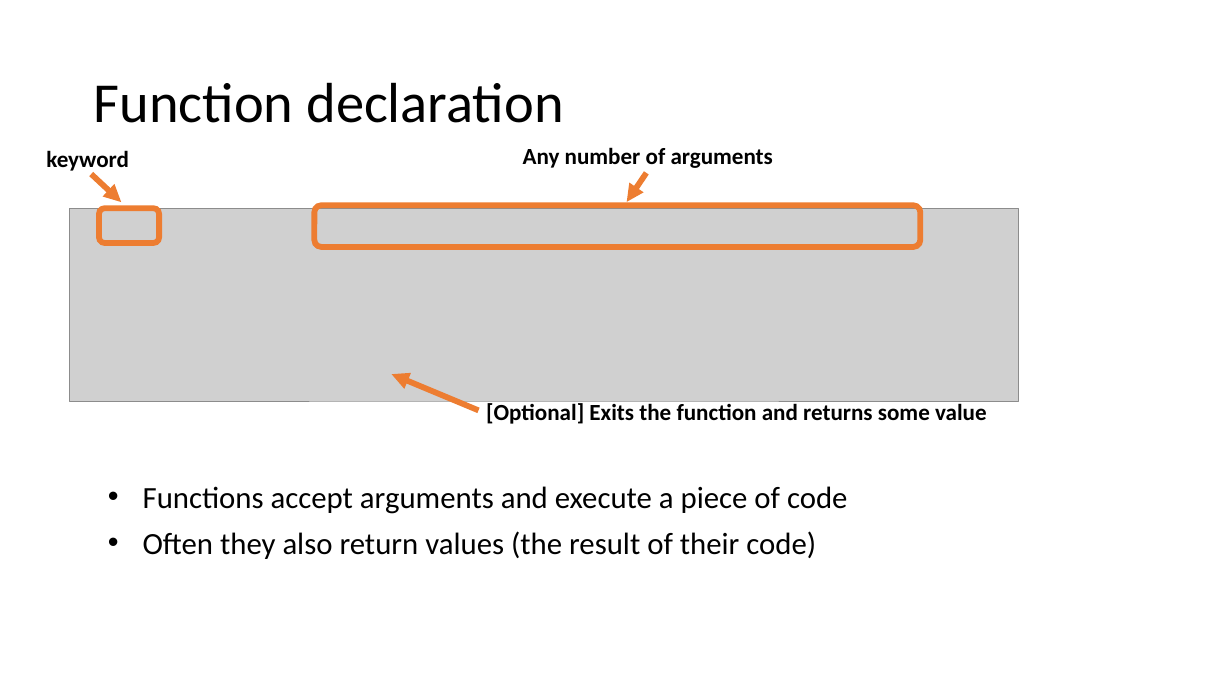
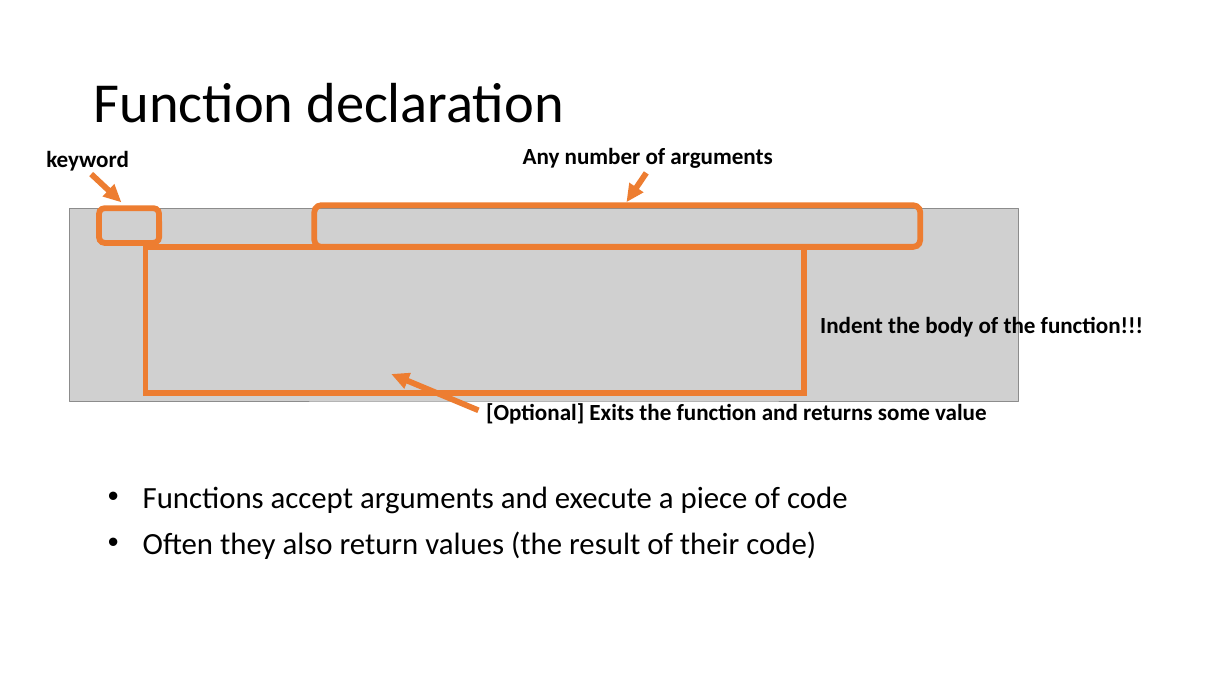
Before and after one commit to hariseldon99/msph306, a slide deck: slide 30 of notes/Intro-Python-2.pptx. Drawn at 1232x693 pixels with LibreOffice and Linux fonts; fonts in the diff are those of the drawing; grey boxes stand for pictures. Boxes give left, top, right and bottom in pixels: in the first picture for what was removed or moved away, otherwise in the second. Text is boxed around its words. In the diff, an @@ line names an element or a change of style, - is before the commit and + after.

```diff
--- a/notes/Intro-Python-2.pptx
+++ b/notes/Intro-Python-2.pptx
@@ rectangle added at (145, 247, 803, 393), outline #ED7D31 4.5 pt @@
@@ text added at (820, 313, 1143, 339), 18 pt, text #000000, bold @@
+Indent the body of the function!!!
```
Also in this commit, not shown: 10 other slides changed, 3 slides added.
